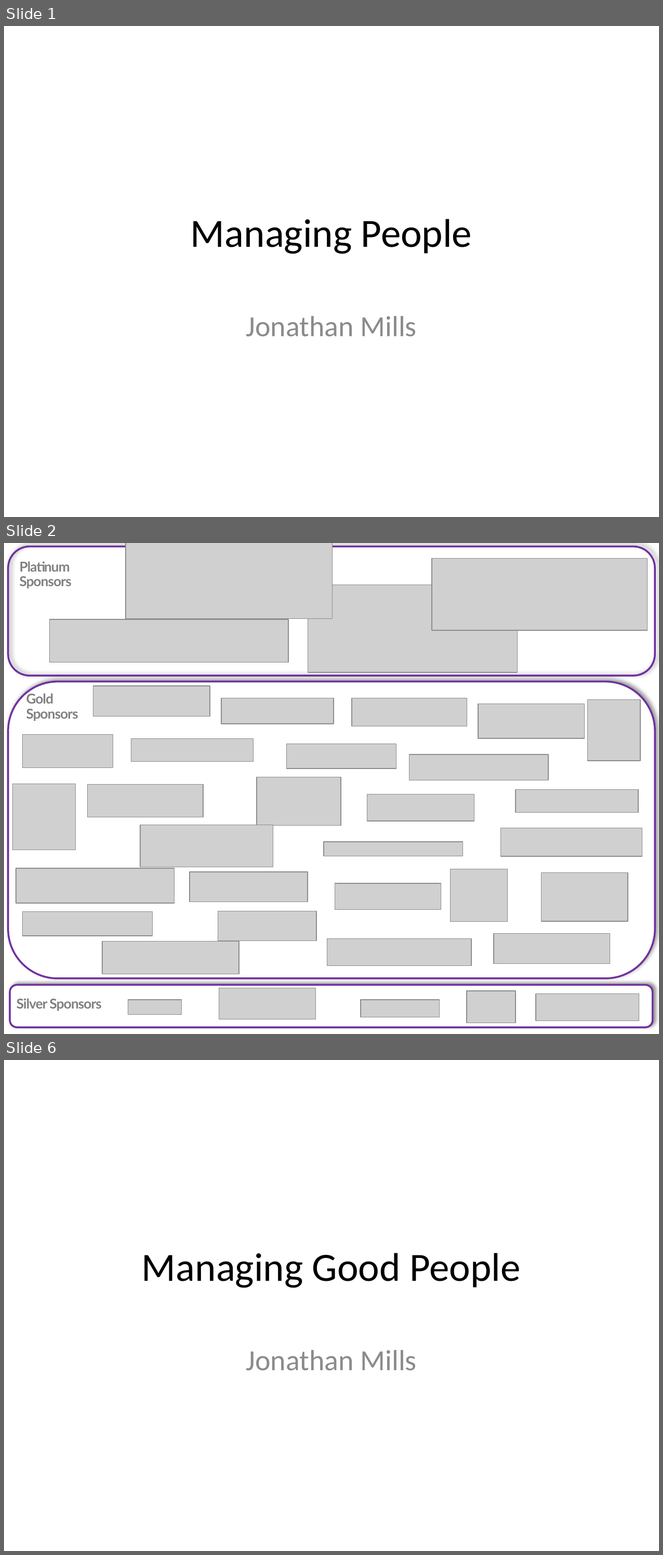
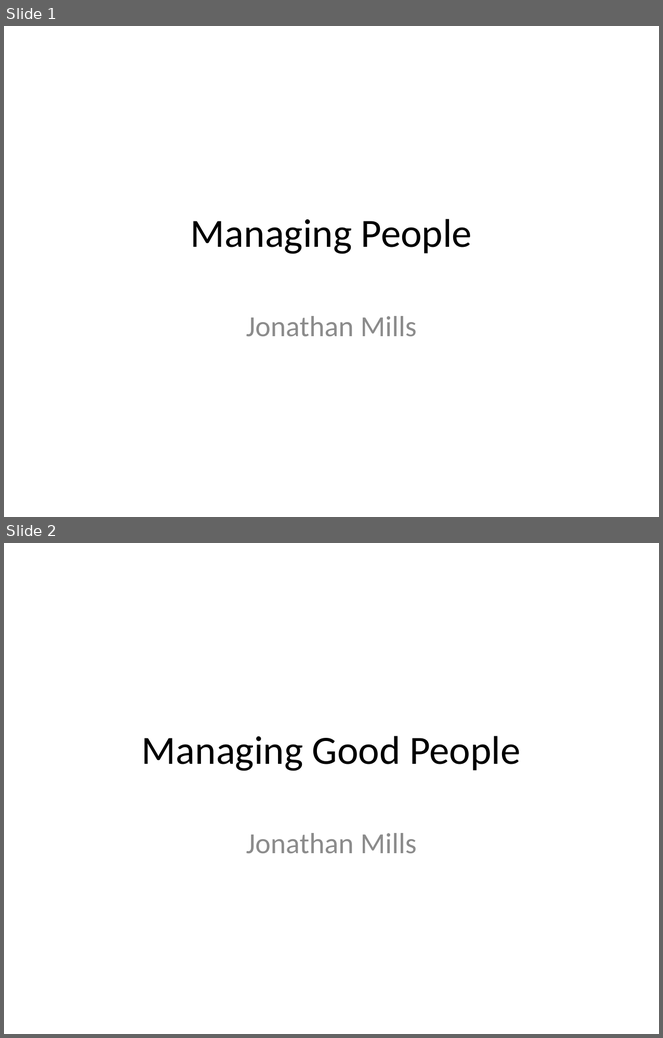
Before and after one commit to jonathanfmills/SessionSlides, a slide deck: ManagingAgileDevs.pptx. Shown one above the other, each under a label of ours: slides 1, 2 and 6 before the commit, slides 1 and 2 after it; the slides between them are not shown. The pictures are 663x1555 and 663x1038 pixels, drawn with LibreOffice and Linux fonts; fonts in the diff are those of the drawing; grey boxes stand for pictures. Boxes give left, top, right and bottom in pixels: in the first picture for what was removed or moved away, otherwise in the second. Text is boxed around its words. In the diff, an @@ line names an element or a change of style, - is before the commit and + after.

```diff
--- a/ManagingAgileDevs.pptx
+++ b/ManagingAgileDevs.pptx
@@ slide 2 removed at (4, 543, 659, 1034), background #FFFFFF @@
@@ group removed at (8, 543, 655, 1028): 36 pictures, 3 rounded rectangles, 3 texts @@
-Platinum Sponsors
-Silver Sponsors
-Gold Sponsors
@@ what was slide 6 is now slide 2 @@
```
Also in this commit, not shown: 1 slide added, 3 other slides removed, 2 other files.
